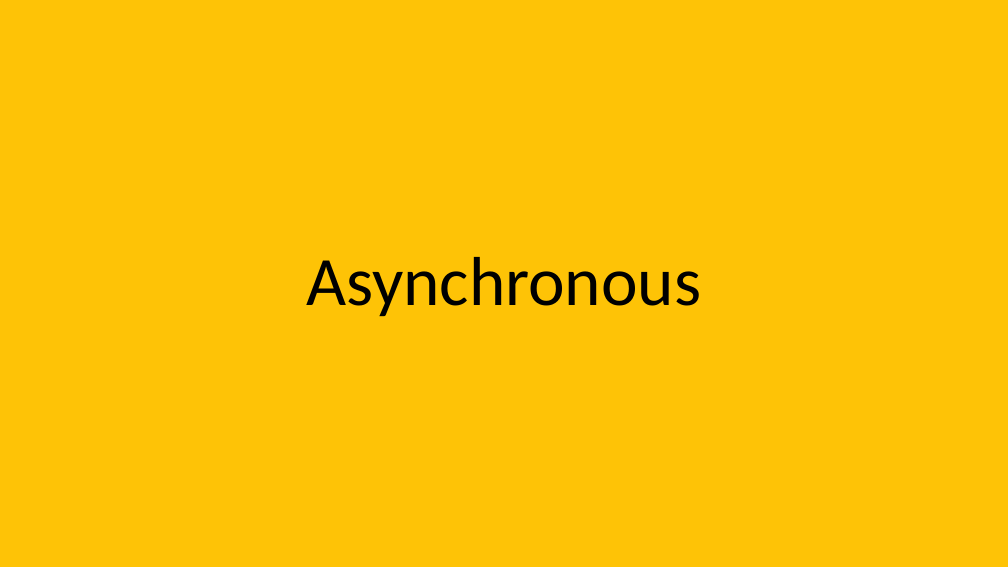
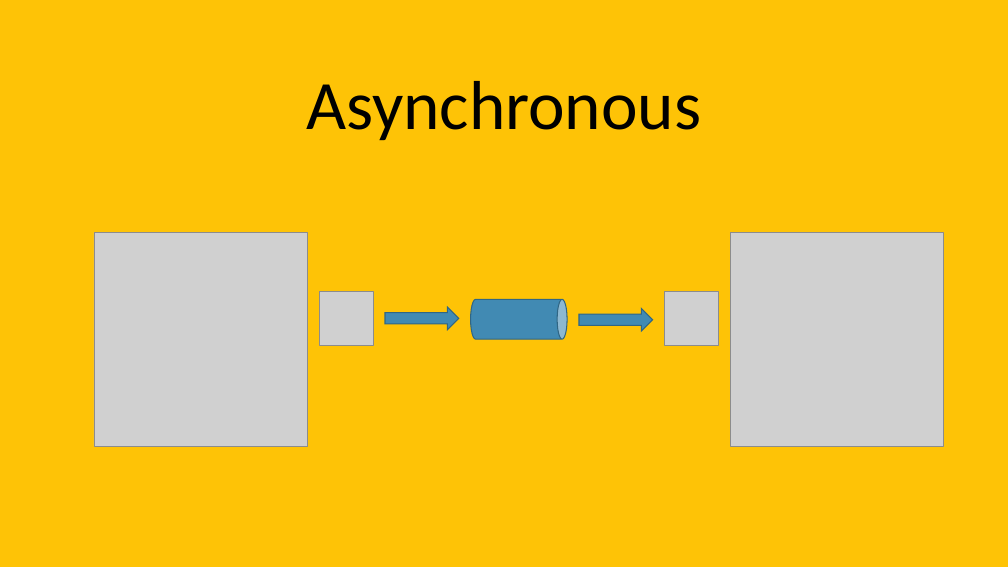
Before and after one commit to davidaayers/ea-talk, a slide deck: slide 111 of ea_in_a_devops_time.pptx (slide 108 before the commit). Drawn at 1008x567 pixels with LibreOffice and Linux fonts; fonts in the diff are those of the drawing; grey boxes stand for pictures. Boxes give left, top, right and bottom in pixels: in the first picture for what was removed or moved away, otherwise in the second. Text is boxed around its words. In the diff, an @@ line names an element or a change of style, - is before the commit and + after.

```diff
--- a/ea_in_a_devops_time.pptx
+++ b/ea_in_a_devops_time.pptx
@@ title "Asynchronous": place and size @@
-title "Asynchronous" at [306,257,701,317]
+title "Asynchronous" at [306,81,701,141]
@@ picture added at [94,232,307,445] @@
@@ picture added at [730,232,944,445] @@
@@ picture added at [319,292,373,346] @@
@@ cylinder added at [471,299,568,339], fill #418AB3, outline #306684 1 pt @@
@@ picture added at [665,292,718,346] @@
@@ right arrow added at [385,307,458,330], fill #418AB3, outline #306684 1 pt @@
@@ right arrow added at [579,309,653,331], fill #418AB3, outline #306684 1 pt @@
```
Also in this commit, not shown: 20 other slides changed, 3 slides added, 2 other files.
